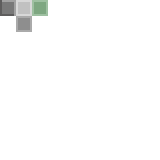
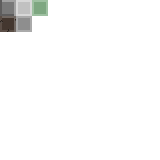
Two versions of the same layered image (160 x 160). Layer-by-layer changes:
added layer "Ebene 2" above "Ebene 1" over (x1=0, y1=16, x2=16, y2=32)
